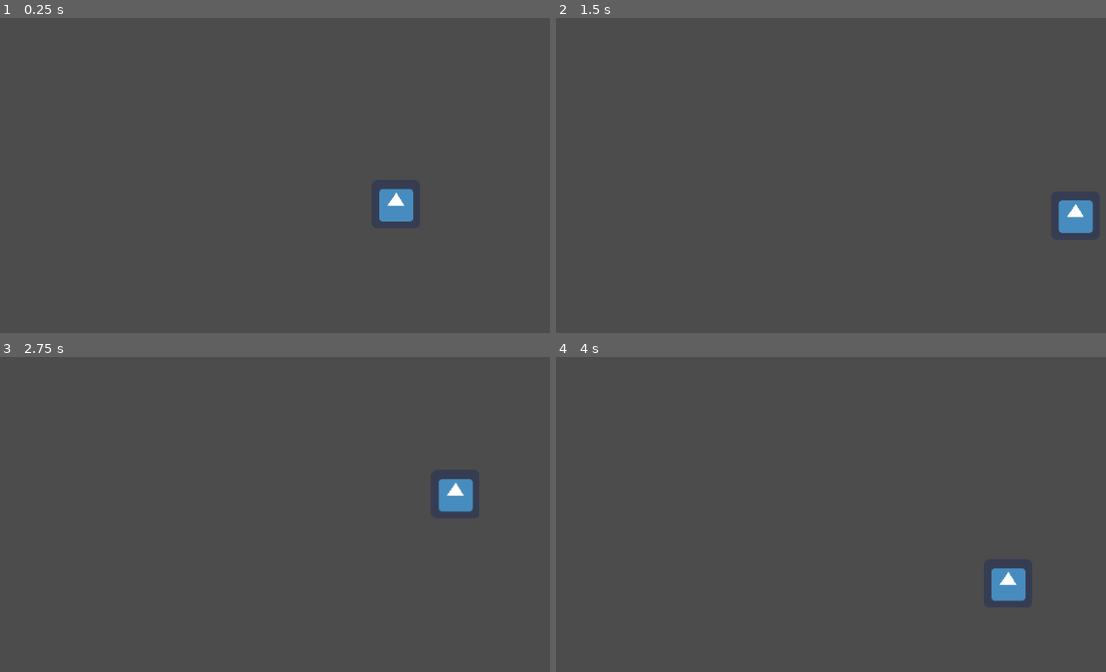
Above: before the commit, frames 1-4 (two rows, left to right).
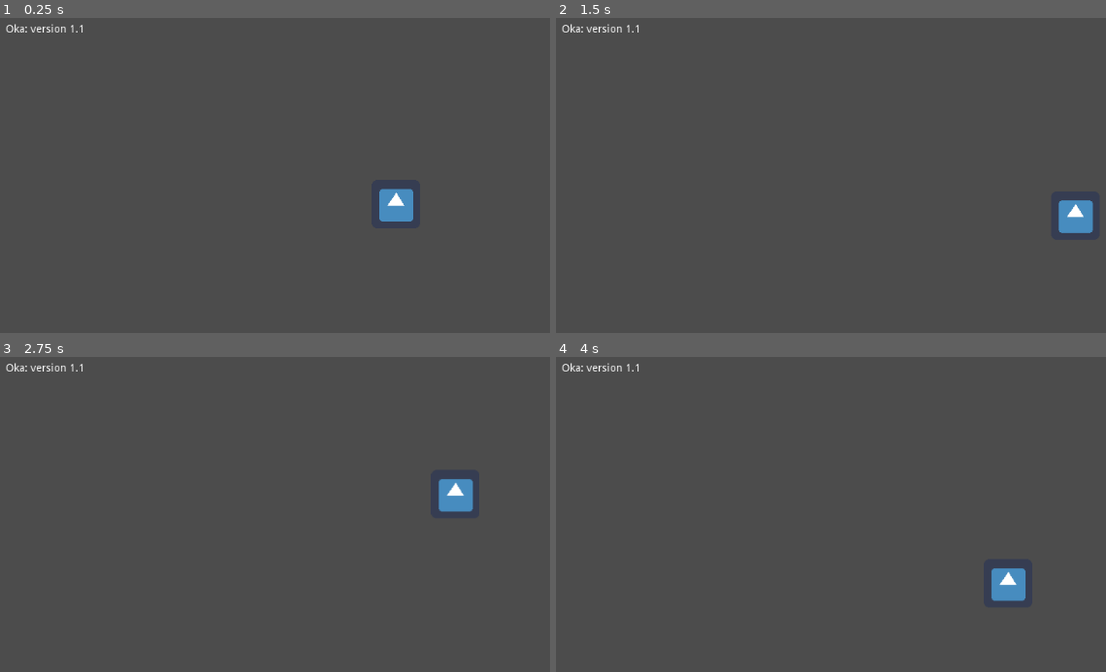
Above: after the commit, the same moments.

Repository: LucasFabiani/juego-web
Game: Godot game, scene res://Main.tscn
Same seed, same stepped clock (60 frames per second), same inputs: the game is played once before the commit and once after it. The engine's default icon, where the game draws it, is replaced by a stand-in: a white triangle on a blue panel in a dark square.
Inputs (mouse positions are in pixels of both pictures, inside the frame that each line leads up to):
- Up to frame 1 (0.25 s): no input
- Up to frame 2 (1.5 s): tap Enter at 0.5 s; move the mouse to (outside the picture) at 0.52 s; hold Right (ui_right) 0.53-1.28 s; click (outside the picture) at 0.67 s; move the mouse to (787, 260) at 1.27 s; hold Down (ui_down) from 1.28 s (still down); click (787, 260) at 1.42 s
- Up to frame 3 (2.75 s): move the mouse to (462, 476) at 2.02 s; release Down (ui_down) at 2.03 s; hold Right (ui_right) from 2.03 s (still down); click (462, 476) at 2.17 s
- Up to frame 4 (4 s): move the mouse to (902, 668) at 2.77 s; release Right (ui_right) at 2.78 s; hold Up (ui_up) 2.78-3.53 s; click (902, 668) at 2.92 s; move the mouse to (outside the picture) at 3.52 s; hold Left (ui_left) from 3.53 s (still down); click (outside the picture) at 3.67 s

The runs differ from the first frame. In frame 1, 0.1% of the frame differs, in the area x 1-15%, y 1-5%; in frame 2, 0.1%; in frame 3, 0.1%; in frame 4, 0.1%.

Commit message:
add movile control

Diff:
--- a/Main.tscn
+++ b/Main.tscn
@@ -11,3 +11,15 @@
 [node name="Icon" type="Sprite" parent="Node2D"]
 position = Vector2( 525, 254 )
 texture = ExtResource( 1 )
+
+[node name="Control" type="Control" parent="."]
+anchor_right = 1.0
+anchor_bottom = 1.0
+mouse_filter = 2
+
+[node name="Label" type="Label" parent="Control"]
+margin_left = 10.0
+margin_top = 16.0
+margin_right = 114.0
+margin_bottom = 30.0
+text = "Oka: version 1.1"
Not shown, changed: web/juego web.html
Not shown, changed: web/juego web.pck
